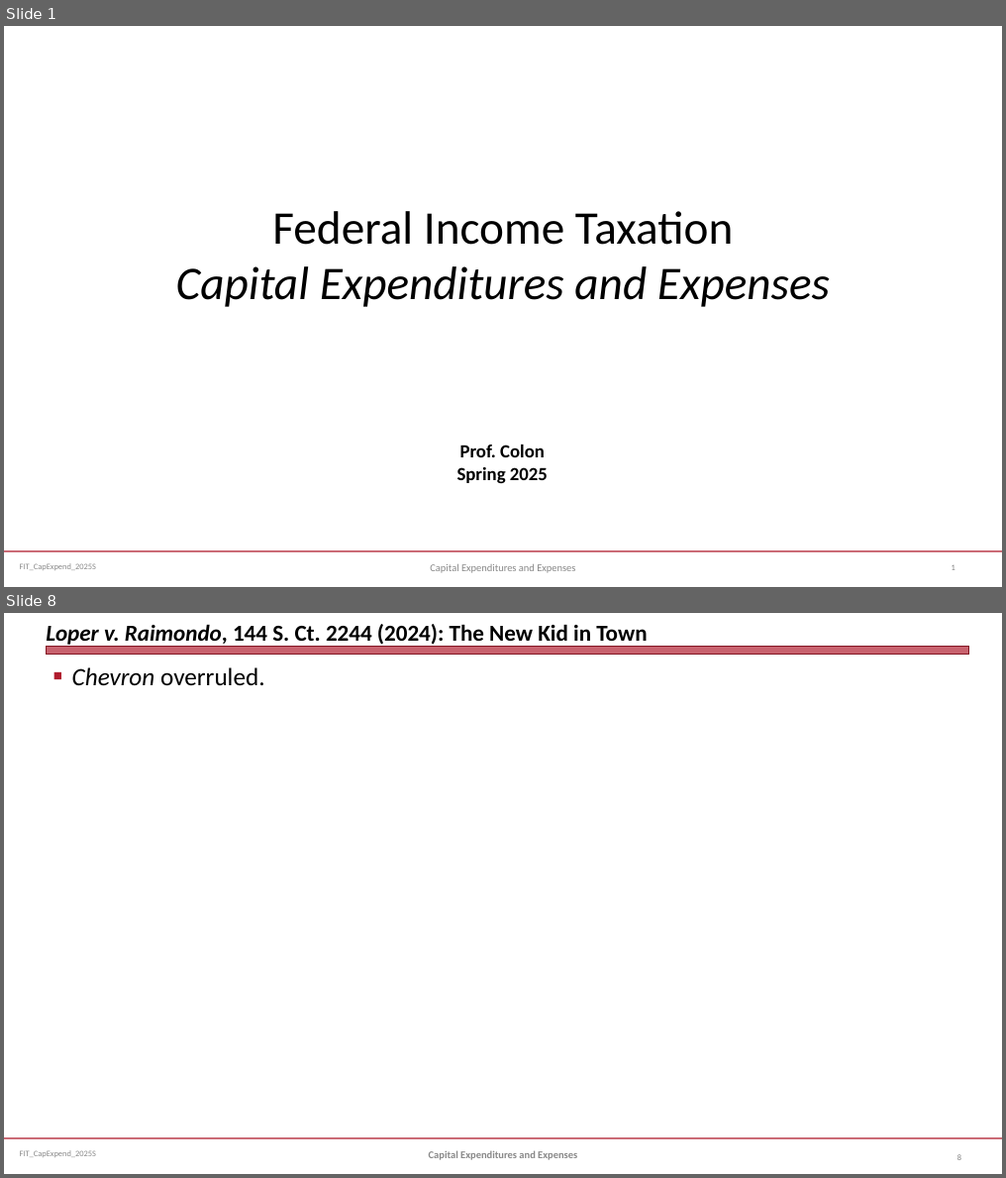
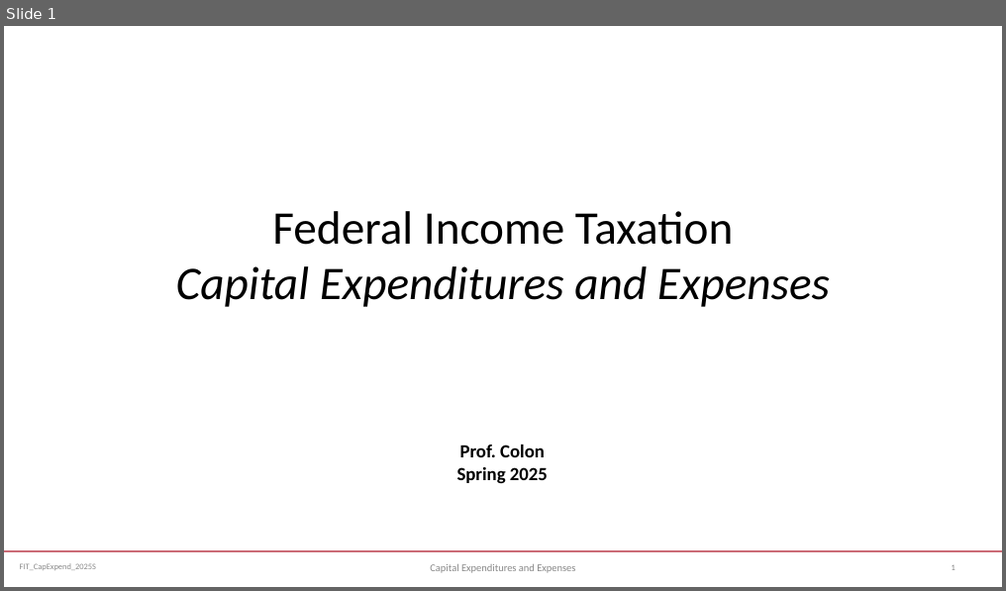
Before and after one commit to jmc877/Fed-Income-Tax, a slide deck: slides/FIT_CapExpend_2025S.pptx. Shown one above the other, each under a label of ours: slides 1 and 8 before the commit, slide 1 after it; the slides between them are not shown. The pictures are 1006x1178 and 1006x591 pixels, drawn with LibreOffice and Linux fonts; fonts in the diff are those of the drawing. Boxes give left, top, right and bottom in pixels: in the first picture for what was removed or moved away, otherwise in the second. Text is boxed around its words. In the diff, an @@ line names an element or a change of style, - is before the commit and + after.

```diff
--- a/slides/FIT_CapExpend_2025S.pptx
+++ b/slides/FIT_CapExpend_2025S.pptx
@@ slide 8 removed at <box>4,613,1002,1174</box>, background #FFFFFF; not listed: 2 template elements that a slide beside it also shows @@
@@ title removed at <box>46,624,647,648</box> @@
-Loper v. Raimondo, 144 S. Ct. 2244 (2024): The New Kid in Town
@@ rectangle removed at <box>46,647,969,655</box> @@
@@ text removed at <box>72,667,265,685</box> @@
-■ Chevron overruled.
@@ text removed at <box>429,1151,577,1160</box> @@
-Capital Expenditures and Expenses
@@ page number removed at <box>957,1155,961,1160</box> @@
-8
```
Also in this commit, not shown: 1 slide changed, 8 other slides removed, 1 other file.
